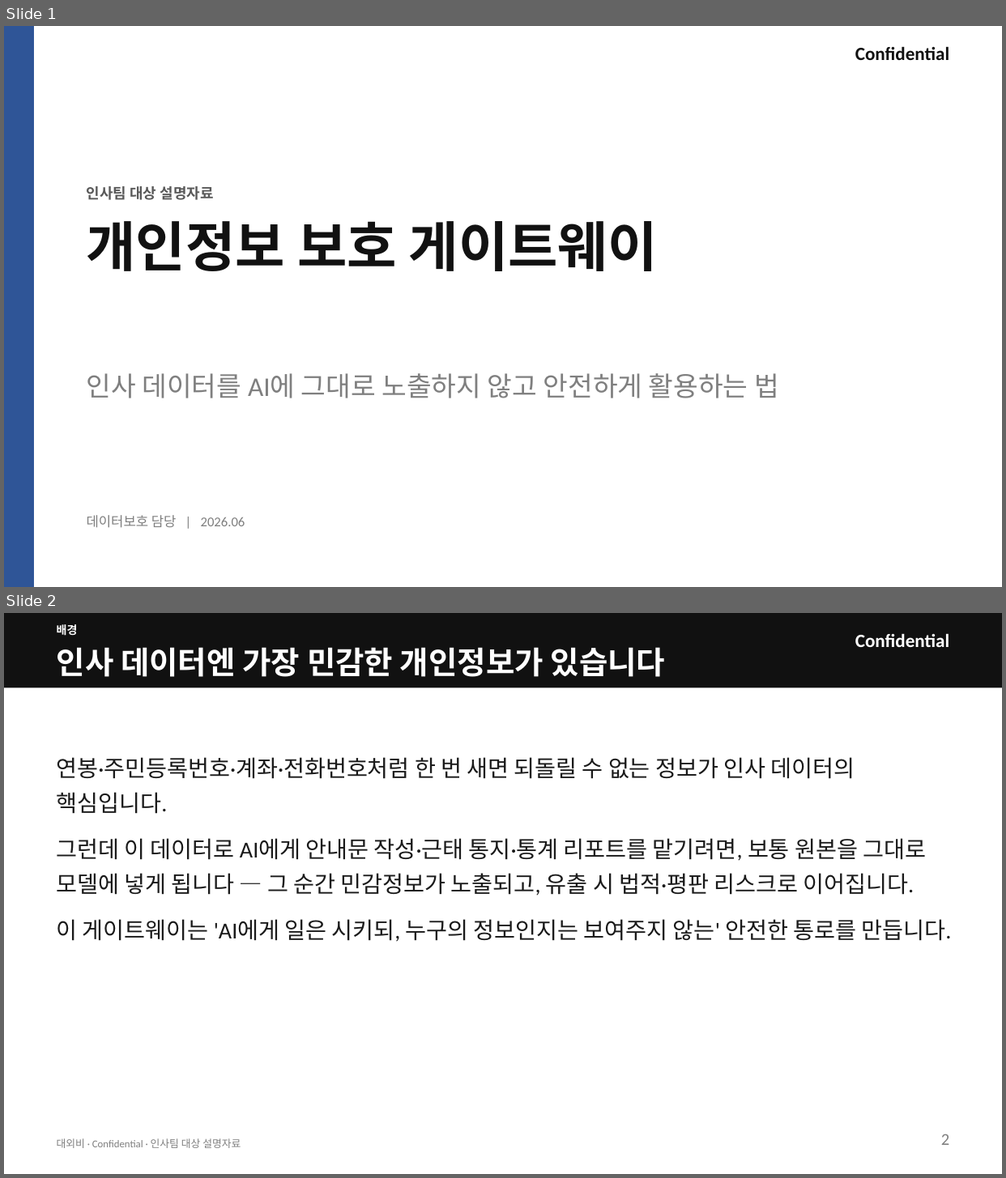
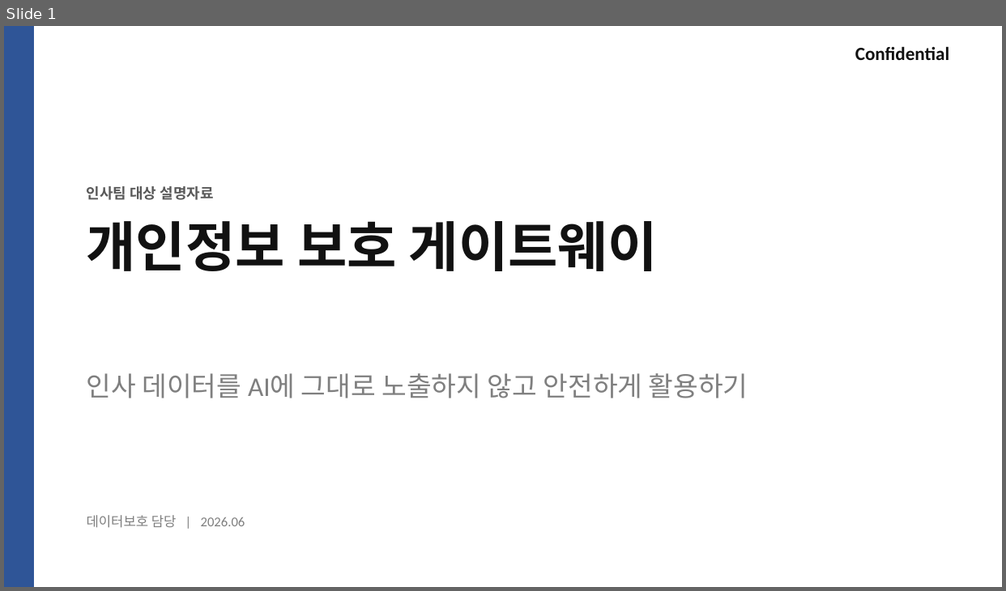
Before and after one commit to kos2001/pii-encryption-gateway, a slide deck: claudedocs/pii-gateway-hr-deck.pptx. Shown one above the other, each under a label of ours: slides 1 and 2 before the commit, slide 1 after it. The pictures are 1006x1178 and 1006x591 pixels, drawn with LibreOffice and Linux fonts; fonts in the diff are those of the drawing. Boxes give left, top, right and bottom in pixels: in the first picture for what was removed or moved away, otherwise in the second. Text is boxed around its words. In the diff, an @@ line names an element or a change of style, - is before the commit and + after.

```diff
--- a/claudedocs/pii-gateway-hr-deck.pptx
+++ b/claudedocs/pii-gateway-hr-deck.pptx
@@ slide 2 removed at (4, 613, 1002, 1174), background #FFFFFF @@
@@ rectangle removed at (4, 613, 1002, 688) @@
@@ text removed at (57, 624, 78, 635) @@
-배경
@@ text removed at (855, 633, 949, 647) @@
-Confidential
@@ text removed at (57, 647, 666, 677) @@
-인사 데이터엔 가장 민감한 개인정보가 있습니다
@@ text removed at (57, 757, 952, 942) @@
-연봉·주민등록번호·계좌·전화번호처럼 한 번 새면 되돌릴 수 없는 정보가 인사 데이터의 핵심입니다.
-그런데 이 데이터로 AI에게 안내문 작성·근태 통지·통계 리포트를 맡기려면, 보통 원본을 그대로 모델에 넣게 됩니다 — 그 순간 민감정보가 노출되고, 유출 시 법적·평판 리스크로 이어집니다.
-이 게이트웨이는 'AI에게 일은 시키되, 누구의 정보인지는 보여주지 않는' 안전한 통로를 만듭니다.
@@ text removed at (57, 1139, 241, 1148) @@
-대외비 · Confidential · 인사팀 대상 설명자료
@@ text removed at (941, 1135, 949, 1145) @@
-2
@@ slide 1 changed as well @@
@@ text at (87, 373, 748, 399): text changed @@
-인사 데이터를 AI에 그대로 노출하지 않고 안전하게 활용하는 법
+인사 데이터를 AI에 그대로 노출하지 않고 안전하게 활용하기
```
Also in this commit, not shown: 6 other slides changed, 3 other slides removed, 1 other file.
